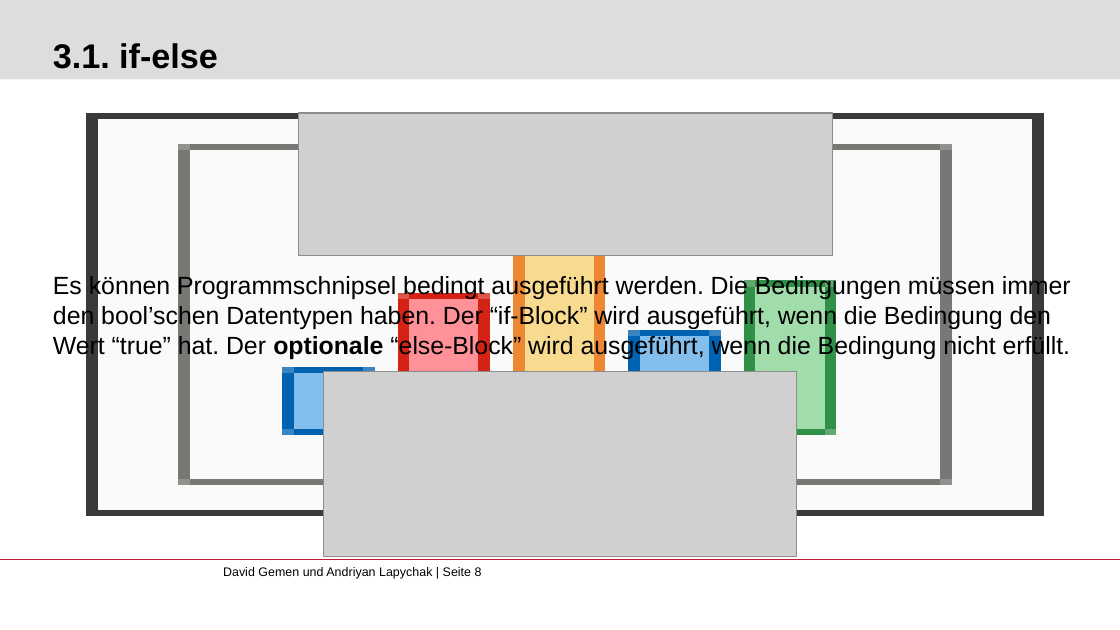
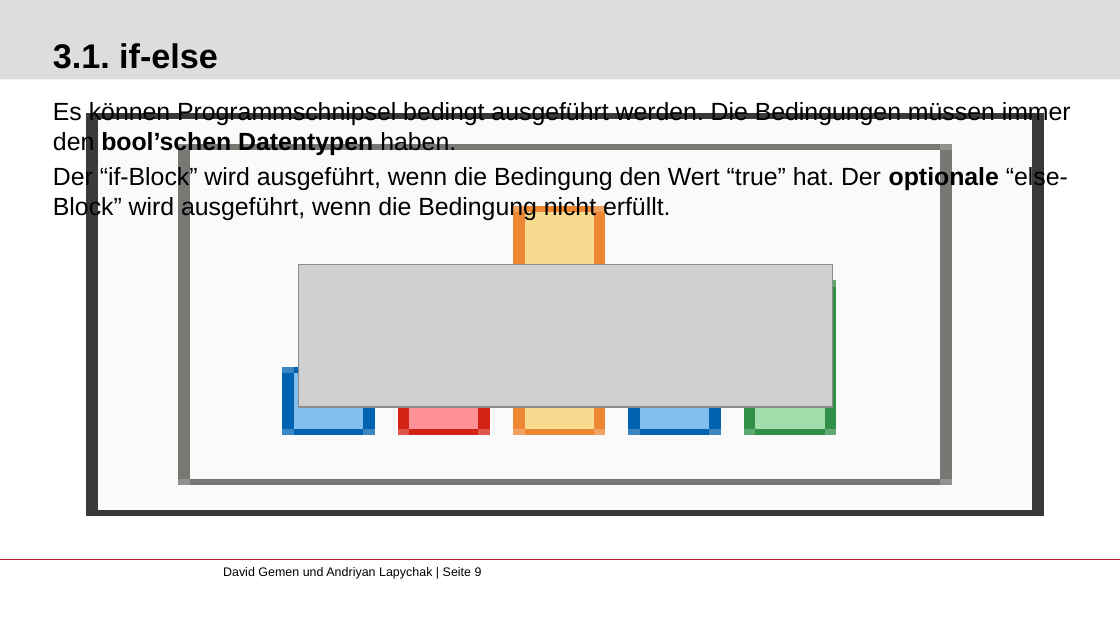
Before and after one commit to gemdav/Programmieren-1-Tutorium, a slide deck: slide 9 of slides/01_first_steps_with_java.pptx (slide 8 before the commit). Drawn at 1120x630 pixels with LibreOffice and Linux fonts; fonts in the diff are those of the drawing; grey boxes stand for pictures; background and template pictures are left out. Boxes give left, top, right and bottom in pixels: in the first picture for what was removed or moved away, otherwise in the second. Text is boxed around its words. In the diff, an @@ line names an element or a change of style, - is before the commit and + after.

```diff
--- a/slides/01_first_steps_with_java.pptx
+++ b/slides/01_first_steps_with_java.pptx
@@ text at <box>53,102,1071,221</box>: text changed @@
-Es können Programmschnipsel bedingt ausgeführt werden. Die Bedingungen müssen immer den bool’schen Datentypen haben. Der “if-Block” wird ausgeführt, wenn die Bedingung den Wert “true” hat. Der optionale “else-Block” wird ausgeführt, wenn die Bedingung nicht erfüllt.
+Es können Programmschnipsel bedingt ausgeführt werden. Die Bedingungen müssen immer den bool’schen Datentypen haben.
+Der “if-Block” wird ausgeführt, wenn die Bedingung den Wert “true” hat. Der optionale “else-Block” wird ausgeführt, wenn die Bedingung nicht erfüllt.
@@ picture: place and size @@
-picture at <box>299,113,833,256</box>
+picture at <box>299,264,833,408</box>
@@ picture removed at <box>324,372,796,557</box> @@
@@ text at <box>223,567,482,579</box>: text changed @@
-David Gemen und Andriyan Lapychak | Seite 8
+David Gemen und Andriyan Lapychak | Seite 9
```
Also in this commit, not shown: 2 other slides changed, 2 slides added, 17 other files.
